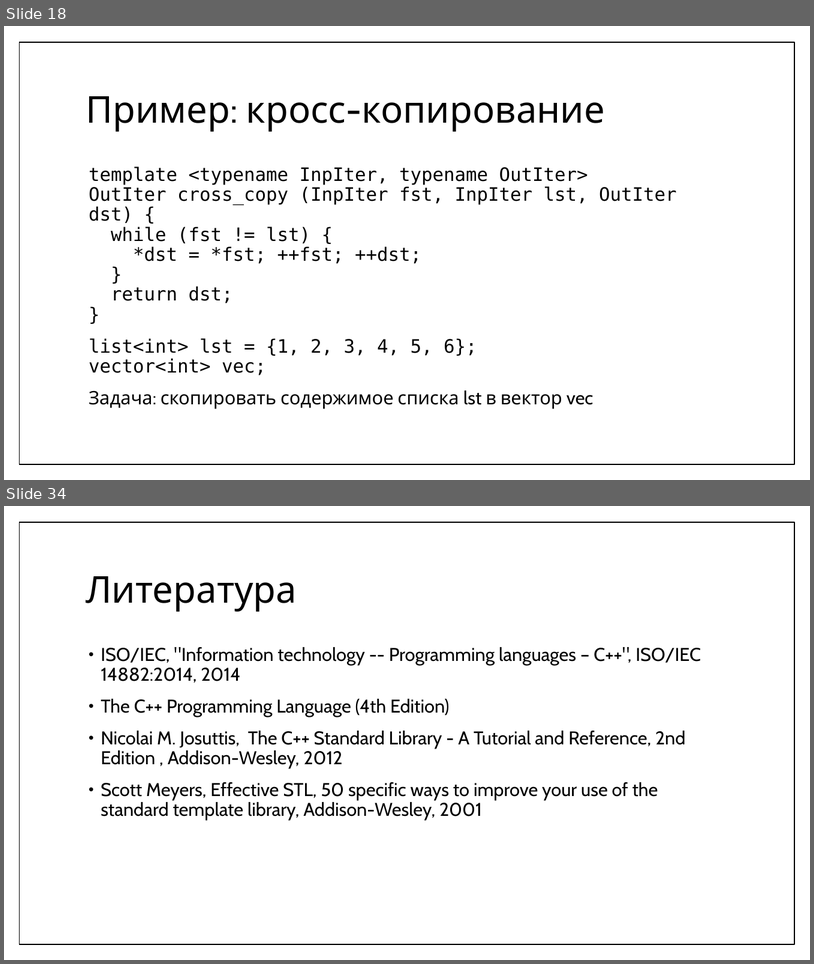
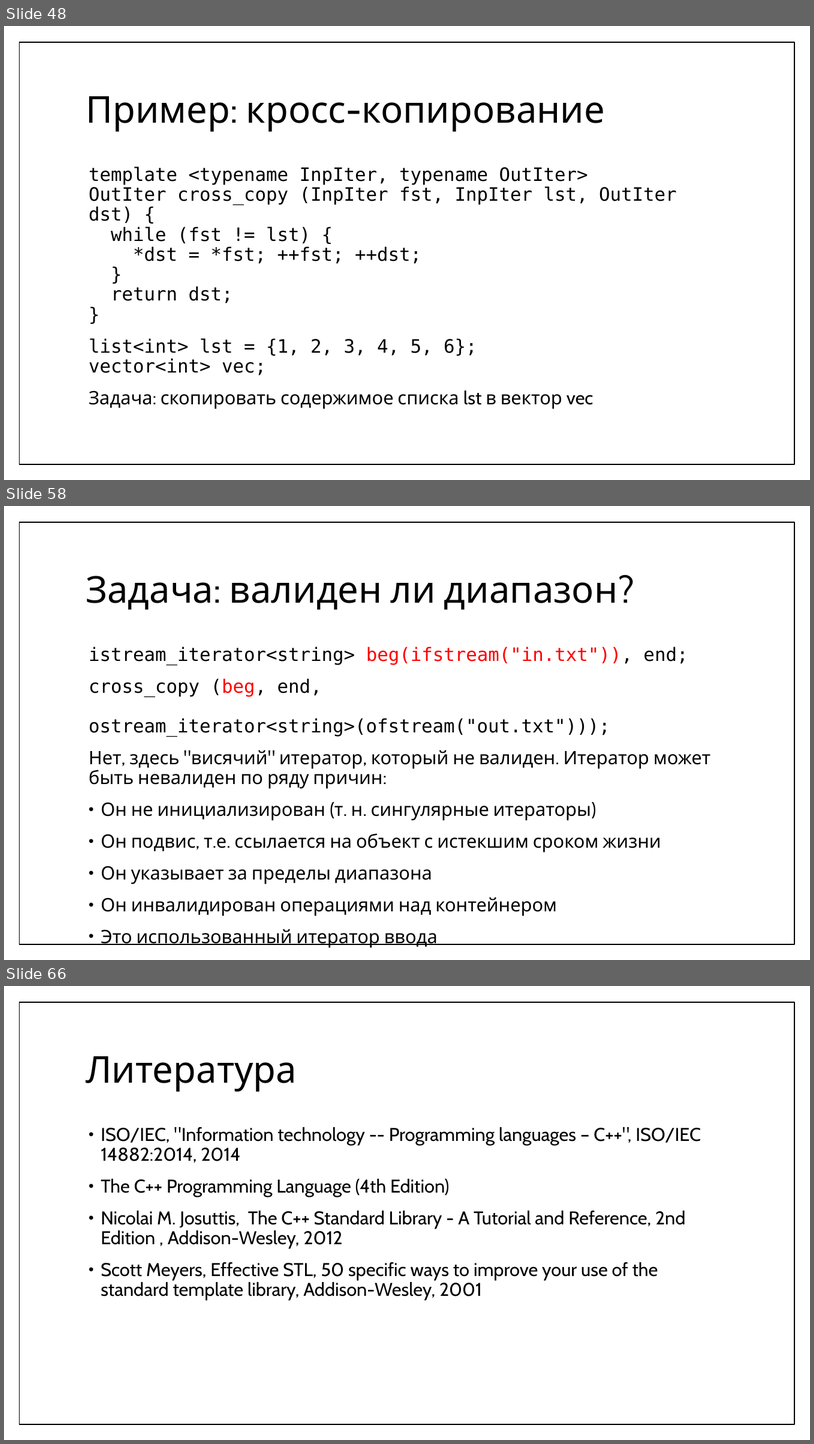
Before and after one commit to MIPT-ILab/cpp-lects-rus, a slide deck: slides/lec2-10-iterators.pptx. Shown one above the other, each under a label of ours: slides 18 and 34 before the commit, slides 48, 58 and 66 after it; the slides between them are not shown. The pictures are 814x964 and 814x1444 pixels, drawn with LibreOffice and Linux fonts; fonts in the diff are those of the drawing. Boxes give left, top, right and bottom in pixels: in the first picture for what was removed or moved away, otherwise in the second. Text is boxed around its words. In the diff, an @@ line names an element or a change of style, - is before the commit and + after.

```diff
--- a/slides/lec2-10-iterators.pptx
+++ b/slides/lec2-10-iterators.pptx
@@ slide 58 added at <box>4,506,810,960</box>, background #FFFFFF; not listed: 1 template element that a slide beside it also shows @@
@@ title added at <box>86,576,618,610</box>, 44 pt, text #000000 @@
+Задача: валиден ли диапазон?
@@ text added at <box>89,646,711,948</box>, 22 pt, text #000000 @@
+istream_iterator<string> beg(ifstream("in.txt")), end;
+cross_copy (beg, end,
+ostream_iterator<string>(ofstream("out.txt")));
+Нет, здесь "висячий" итератор, который не валиден. Итератор может быть невалиден по ряду причин:
+• Он не инициализирован (т. н. сингулярные итераторы)
+• Он подвис, т.е. ссылается на объект с истекшим сроком жизни
+• Он указывает за пределы диапазона
+• Он инвалидирован операциями над контейнером
+• Это использованный итератор ввода
@@ what was slide 18 is now slide 48 @@
@@ what was slide 34 is now slide 66 @@
```
Also in this commit, not shown: 18 slides changed, 32 other slides added, 1 slide removed, 28 other files.
